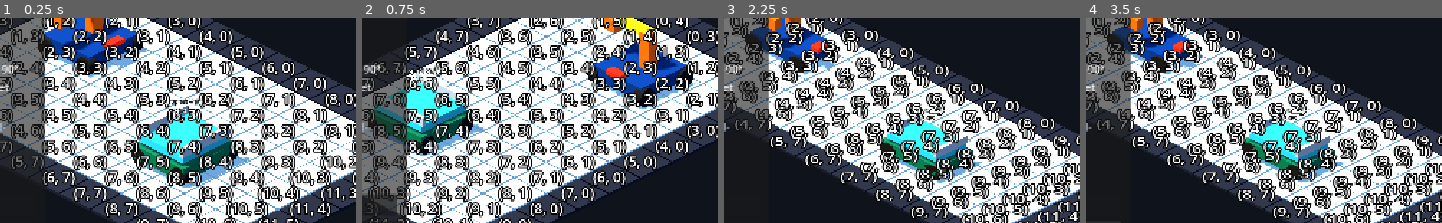
Above: before the commit, frames 1-4 (left to right).
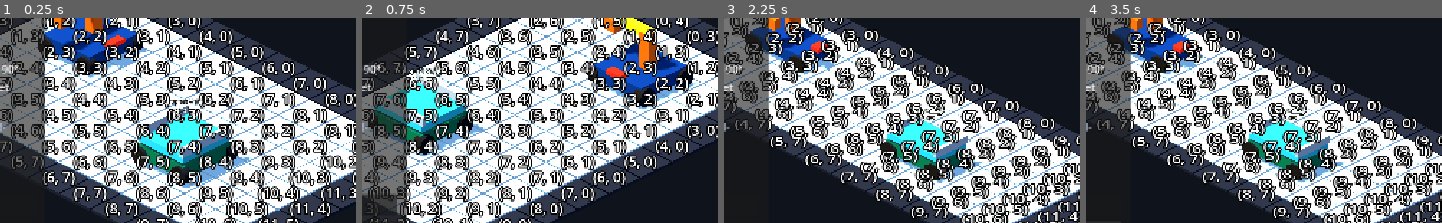
Above: after the commit, the same moments.

Repository: Ri0n72Y/automata
Game: Godot game, scene res://scenes/scene_01/scene_01_basic_packing.tscn
The game is run twice, just before and just after one commit, with the same random seed, the same clock (stepped at 60 frames per second) and the same inputs.
Inputs:
- Up to frame 1 (0.25 s): no input
- Up to frame 2 (0.75 s): click "Grid -90°" at 0.5 s
- Up to frame 3 (2.25 s): click "Grid +90°" at 1.25 s; click "Toggle Scale" at 2 s
- Up to frame 4 (3.5 s): click "Toggle Offset" at 2.75 s
The pictures show only the part of the screen within x 34-84%, y 30-80%; the shares and areas given below are measured in that part.

The runs differ from the first frame. In frame 1, 0.5% of the frame differs, in the area x 37-67%, y 59-83%; in frame 2, 0.5%; in frame 3, 0.4%; in frame 4, 0.4%.

Commit message:
[codex]fix(scene-01): 收窄运输车体避免轮体重叠

Diff:
--- a/scenes/scene_01/vehicles/transport_vehicle_placeholder.tscn
+++ b/scenes/scene_01/vehicles/transport_vehicle_placeholder.tscn
@@ -30,7 +30,7 @@
 roughness = 0.42
 
 [sub_resource type="BoxMesh" id="ChassisMesh"]
-size = Vector3(1.68, 0.34, 1.62)
+size = Vector3(1.52, 0.34, 1.48)
 
 [sub_resource type="CylinderMesh" id="WheelMesh"]
 top_radius = 0.23
